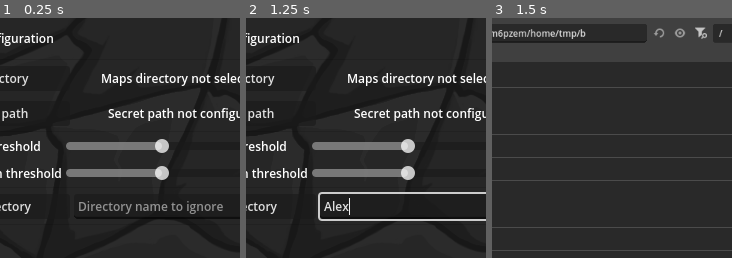
Above: before the commit, frames 1-3 (left to right).
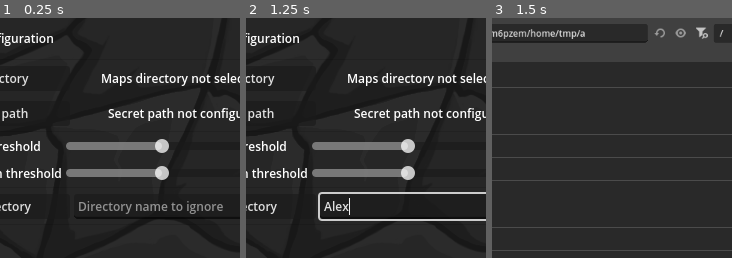
Above: after the commit, the same moments.

Repository: gmarais/Warcraft_II_Map_Picker
Game: Godot game, scene res://scenes/main.tscn
Same seed, same stepped clock (60 frames per second), same inputs: the game is played once before the commit and once after it.
Inputs (mouse positions are % of the whole screen's width and height, from its top left):
- Up to frame 1 (0.25 s): no input
- Up to frame 2 (1.25 s): click (68, 39) at 0.52 s; type "Alex" at 0.6 s
- Up to frame 3 (1.5 s): click "Maps Directory" at 1.25 s
The pictures show only the part of the screen within x 33-83%, y 0-50%; the shares and areas given below are measured in that part.

Frames 1-2 are identical in both runs. In frame 3, 0.3% of the frame differs, in the area x 36-97%, y 3-10%.

Commit message:
fixing issues related to the cache file reloading and fixed minimap scaling so it does not get stuck

Diff:
--- a/scripts/main.gd
+++ b/scripts/main.gd
@@ -170,10 +170,10 @@
 func apply_filters():
 	filtered_maps_pool.clear()
 	for m in unsorted_maps:
-		if self.passes_water_or_land_filter(m) \
+		if self.passes_picked_maps_filter(m) \
+		and self.passes_water_or_land_filter(m) \
 		and self.passes_cramped_or_open_filter(m)\
 		and self.passes_players_number_filter(m) \
-		and self.passes_picked_maps_filter(m) \
 		and self.passes_custom_filter(m) \
 		and self.passes_maps_rating_filter(m):
 			filtered_maps_pool.append(m)
@@ -292,10 +292,8 @@
 func find_map_in_unsorted_maps(map_name:String) -> PUD:
 	self.search_result = self.unsorted_maps.filter(func (p): return p.pud_filename.to_lower().contains(map_name))
 	self.currently_picked_map_index = 0
-
 	if self.search_result.is_empty():
 		return null
-
 	return self.search_result[0]
 
 
--- a/scripts/map_cache.gd
+++ b/scripts/map_cache.gd
@@ -24,7 +24,8 @@
 		var mtime = _cache[CACHE_KEY][map_file][MTIME_KEY]
 		if FileAccess.get_modified_time(map_file) == mtime:
 			return _cache[CACHE_KEY][map_file]
-
+		else:
+			_cache[CACHE_KEY].erase(map_file)
 	return {}
 
 func load_cache():
@@ -36,6 +37,7 @@
 		if res is Dictionary and res.keys().has(VERSION_KEY):
 			if res[VERSION_KEY] == VERSION:
 				_cache = res
+				clear_non_existing_files()
 				return
 		file.close()
 	_cache = {
@@ -43,10 +45,17 @@
 		CACHE_KEY: {}
 	}
 
+func clear_non_existing_files():
+	for map_file in _cache[CACHE_KEY].keys():
+		if FileAccess.file_exists(map_file) == false:
+			_cache[CACHE_KEY].erase(map_file)
+			print("removed file from cache: " + map_file)
+
+
 func save_cache():
 	var file = FileAccess.open(CACHE_FILE_PATH, FileAccess.WRITE)
 	if file:
-		var cache_json_string = JSON.stringify(_cache, "\t", true)
+		var cache_json_string = JSON.stringify(_cache, "\t", false)
 		file.store_string(cache_json_string)
 		file.close()
 	else:
--- a/scripts/minimap.gd
+++ b/scripts/minimap.gd
@@ -2,6 +2,7 @@
 
 
 var tween:Tween
+var minimap_is_large:bool = false
 
 func reset_transform_instant():
 	var rect = $"%MinimapBackground".get_global_rect()
@@ -9,6 +10,7 @@
 	self.set_size(rect.size)
 
 func reset_transform():
+	minimap_is_large = false
 	if tween:
 		tween.kill()
 	tween = create_tween().set_parallel(true)
@@ -17,6 +19,7 @@
 	tween.tween_property($"%Minimap", "size", rect.size, 0.1)
 
 func expand_minimap():
+	minimap_is_large = true
 	if tween:
 		tween.kill()
 	tween = create_tween().set_parallel(true)
@@ -24,7 +27,7 @@
 	tween.tween_property($"%Minimap", "size", self.get_parent().size, 0.1)
 
 func toggle_texture_size():
-	if self.get_global_rect() != $"%MinimapBackground".get_global_rect():
+	if minimap_is_large:
 		reset_transform()
 	else:
 		expand_minimap()
--- a/scripts/pud.gd
+++ b/scripts/pud.gd
@@ -262,6 +262,9 @@
 
 
 func parse_ownerships(file:FileAccess):
+	self.human_players = 0
+	self.rescue_players = 0
+	self.computer_players = 0
 	for _p in range(15):
 		var ownership_value = file.get_8()
 		if ownership_value == PUD_OWNERSHIP.HUMAN:
@@ -394,19 +397,19 @@
 	self.pud_filename = data["pud_filename"]
 	self.pud_file_path = data["pud_file_path"]
 	self.description = data["description"]
-	self.human_players = data["human_players"]
-	self.computer_players = data["computer_players"]
-	self.rescue_players = data["rescue_players"]
-	self.map_size = data["map_size"]
+	self.human_players = int(data["human_players"])
+	self.computer_players = int(data["computer_players"])
+	self.rescue_players = int(data["rescue_players"])
+	self.map_size = int(data["map_size"])
 	self.uses_default_unit_data = data["uses_default_unit_data"]
 	self.uses_default_upgrade_data = data["uses_default_upgrade_data"]
 	self.has_alow_section = data["has_alow_section"]
 	self.red_player_is_daemon = data["red_player_is_daemon"]
-	self.water_factor = data["water_factor"]
-	self.cramped_factor = data["cramped_factor"]
-	self.water_tiles_count = data["water_tiles_count"]
-	self.blocking_tiles_count = data["blocking_tiles_count"]
-	self.era = data["era"]
+	self.water_factor = float(data["water_factor"])
+	self.cramped_factor = float(data["cramped_factor"])
+	self.water_tiles_count = int(data["water_tiles_count"])
+	self.blocking_tiles_count = int(data["blocking_tiles_count"])
+	self.era = int(data["era"])
 
 	for v in data["starting_position_colors"]:
 		self.starting_position_colors[Vector2(v[0], v[1])] = Color(v[2], v[3], v[4], v[5])
